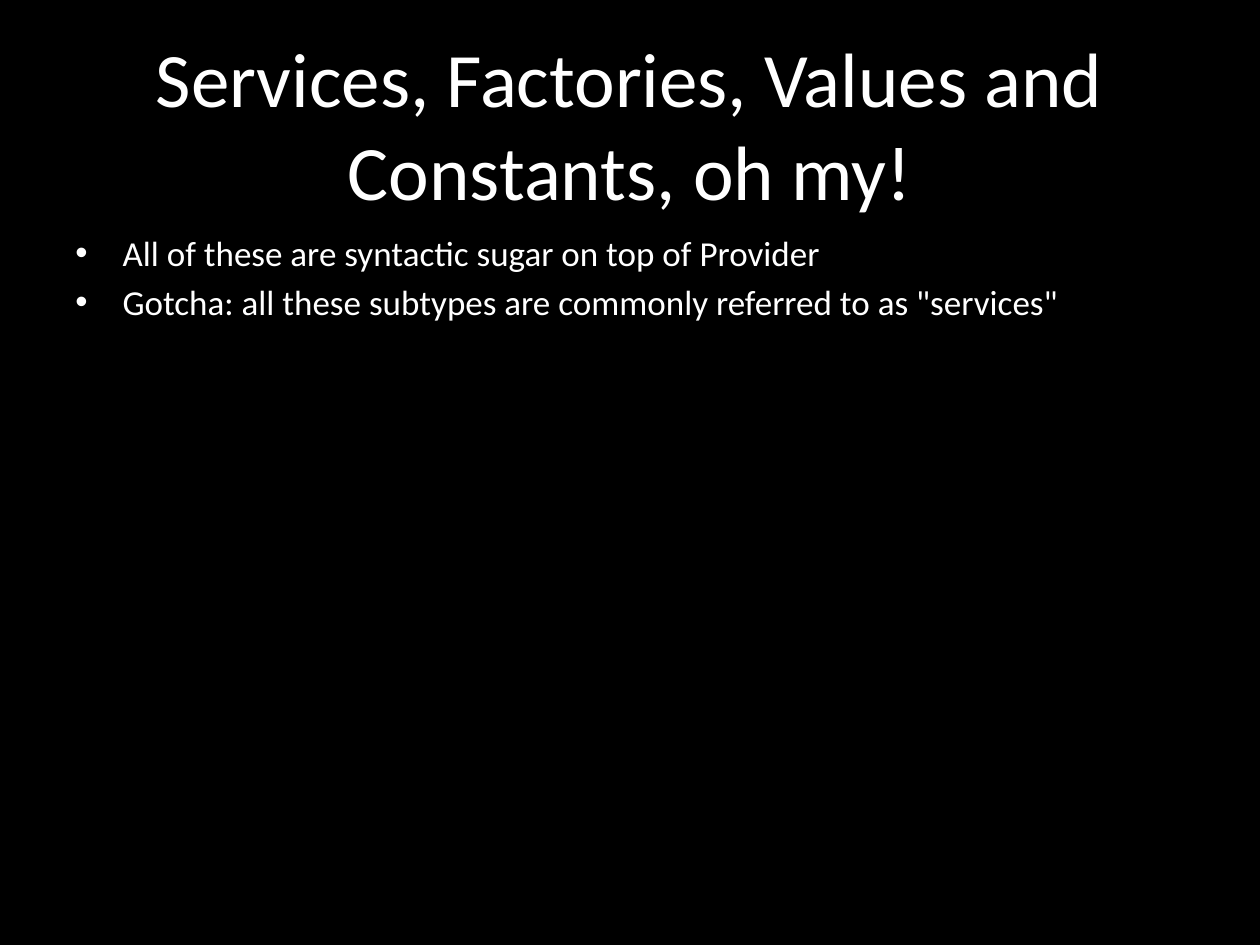
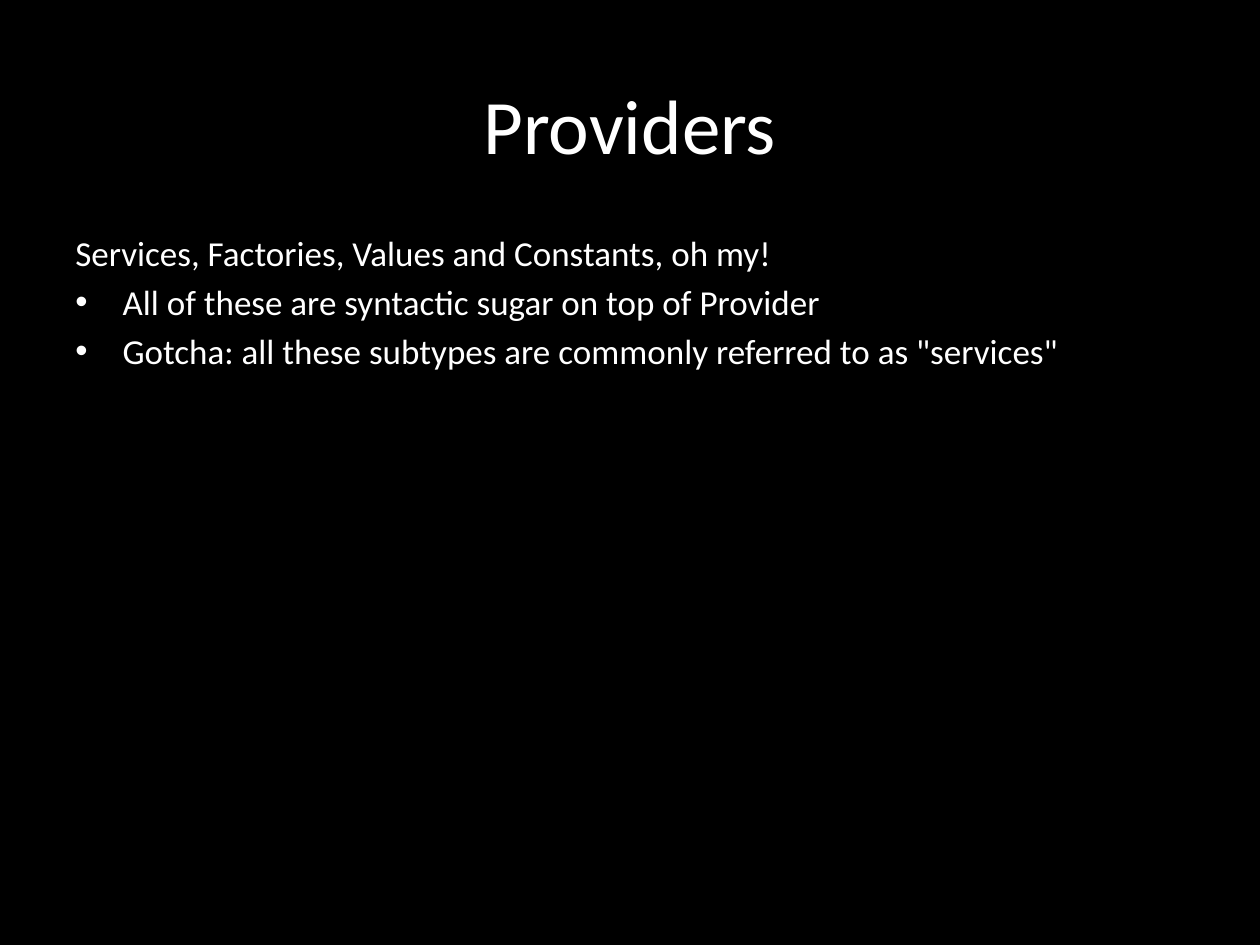
Before and after one commit to eliasjames/training-angular, a slide deck: slide 20 of slides/Angular Slides Day 2.pptx. Drawn at 1260x945 pixels with LibreOffice and Linux fonts; fonts in the diff are those of the drawing. Boxes give left, top, right and bottom in pixels: in the first picture for what was removed or moved away, otherwise in the second. Text is boxed around its words. In the diff, an @@ line names an element or a change of style, - is before the commit and + after.

```diff
--- a/slides/Angular Slides Day 2.pptx
+++ b/slides/Angular Slides Day 2.pptx
@@ title at box(484, 100, 776, 155): text changed @@
-Services, Factories, Values and Constants, oh my!
+Providers
@@ subtitle at box(75, 241, 771, 272): paragraph added @@
+Services, Factories, Values and Constants, oh my!
```
Also in this commit, not shown: 6 other slides changed, 1 slide added, 13 slides removed, 1 other file.
